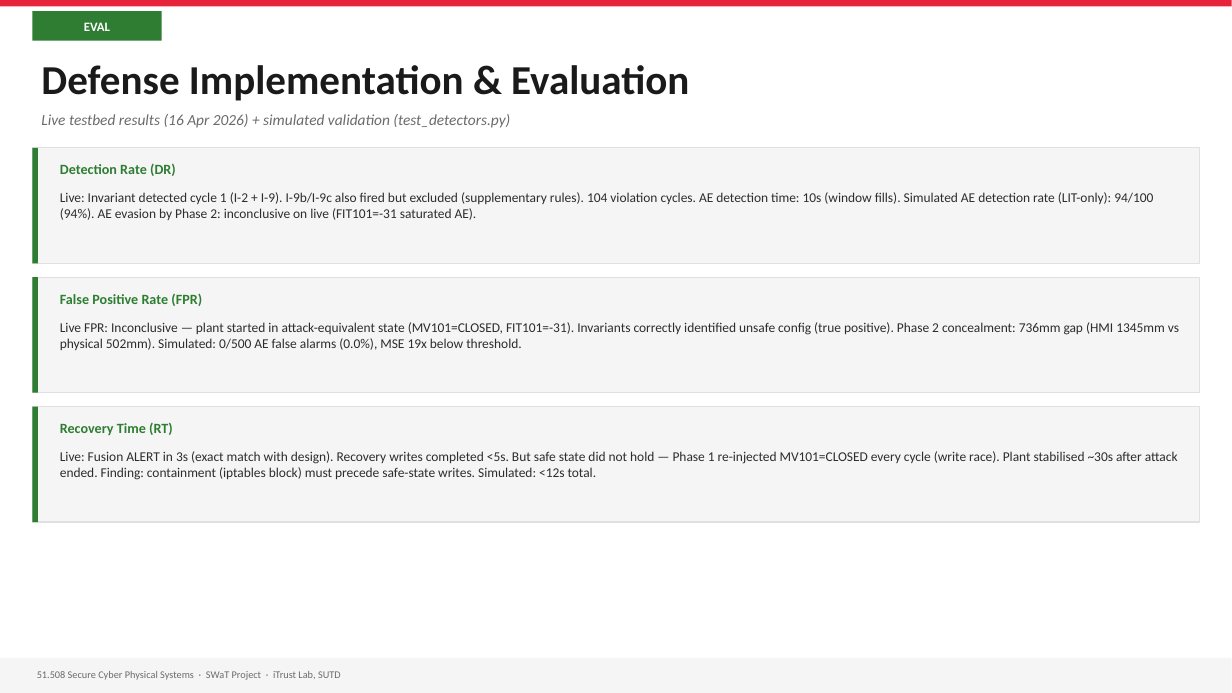
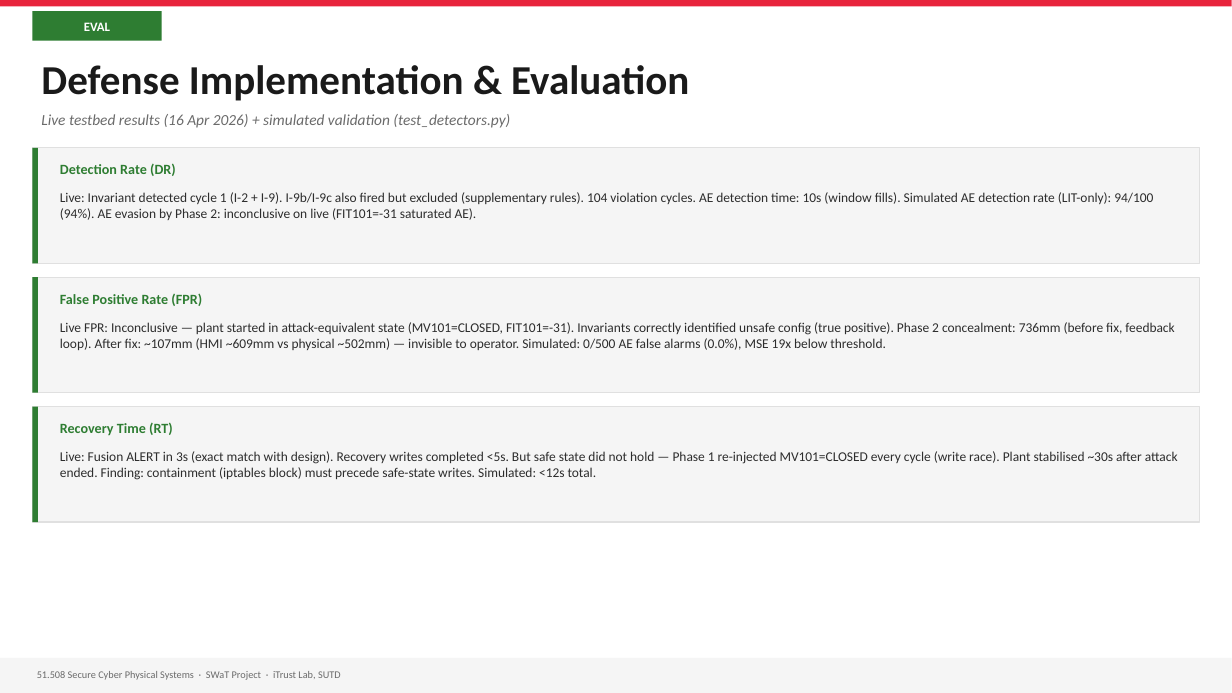
Before and after one commit to kinwee/swat-cps-project, a slide deck: slide 28 of slides/swat_sutd.pptx. Drawn at 1232x693 pixels with LibreOffice and Linux fonts; fonts in the diff are those of the drawing. Boxes give left, top, right and bottom in pixels: in the first picture for what was removed or moved away, otherwise in the second. Text is boxed around its words. In the diff, an @@ line names an element or a change of style, - is before the commit and + after.

Commit message:
docs: correct concealment gap framing — 736mm was bug, 107mm is true concealment
736mm gap (HMI: 1345mm, physical: 502mm) was caused by Phase 2
feedback loop bug — reading own spoofed value each cycle, compounding
+7.3mm/cycle. A 1345mm reading would be obvious to any operator.

After baseline-anchoring fix:
- HMI shows ~609mm (stable, looks normal)
- Physical tank drains to ~502mm (0.9mm/s over 120s)
- True concealment gap: ~107mm — invisible to operator
- This is MORE dangerous: operator sees nothing wrong

Updated in report: Attack Execution, Detection Rate table,
Key Finding, Conclusion. Updated in slides: 28, 29.

```diff
--- a/slides/swat_sutd.pptx
+++ b/slides/swat_sutd.pptx
@@ text at (x1=60, y1=322, x2=1174, y2=350): text changed @@
-Live FPR: Inconclusive — plant started in attack-equivalent state (MV101=CLOSED, FIT101=-31). Invariants correctly identified unsafe config (true positive). Phase 2 concealment: 736mm gap (HMI 1345mm vs physical 502mm). Simulated: 0/500 AE false alarms (0.0%), MSE 19x below threshold.
+Live FPR: Inconclusive — plant started in attack-equivalent state (MV101=CLOSED, FIT101=-31). Invariants correctly identified unsafe config (true positive). Phase 2 concealment: 736mm (before fix, feedback loop). After fix: ~107mm (HMI ~609mm vs physical ~502mm) — invisible to operator. Simulated: 0/500 AE false alarms (0.0%), MSE 19x below threshold.
```
Also in this commit, not shown: 1 other slide changed, 1 other file.
